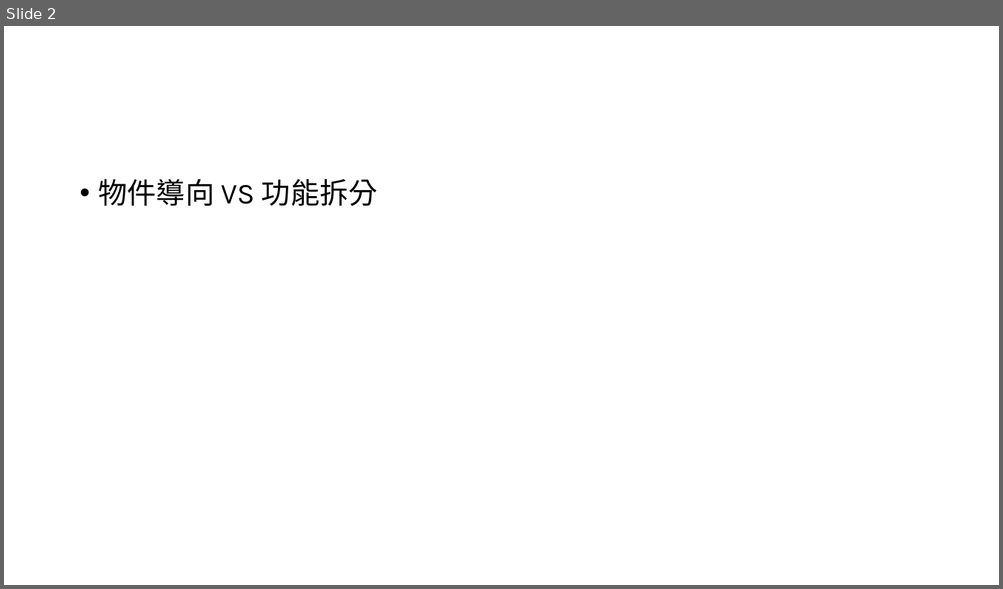
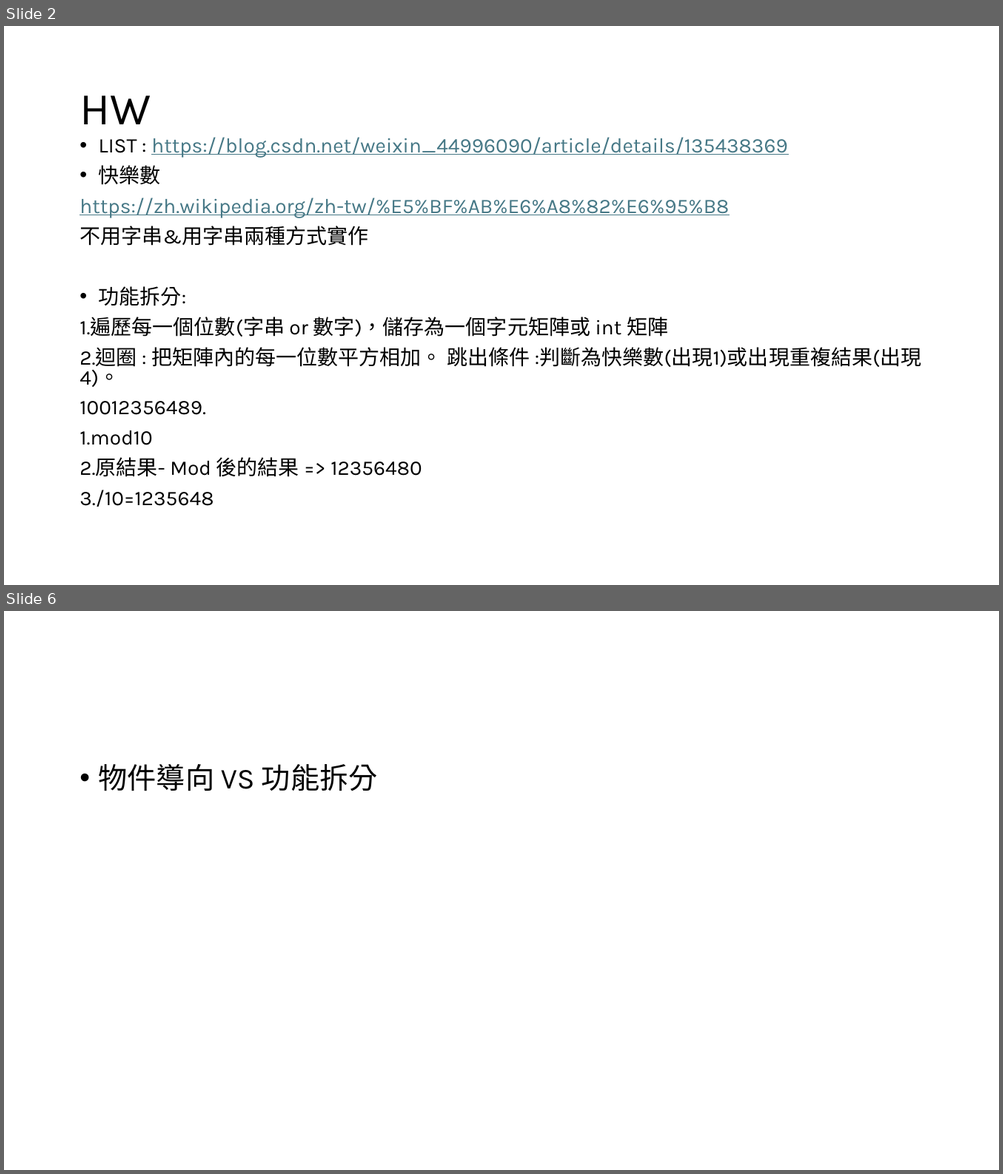
Before and after one commit to BboRainbo/C-Practice, a slide deck: LOG/01110.pptx. Shown one above the other, each under a label of ours: slide 2 before the commit, slides 2 and 6 after it; the slides between them are not shown. The pictures are 1003x589 and 1003x1174 pixels, drawn with LibreOffice and Linux fonts; fonts in the diff are those of the drawing. Boxes give left, top, right and bottom in pixels: in the first picture for what was removed or moved away, otherwise in the second. Text is boxed around its words. In the diff, an @@ line names an element or a change of style, - is before the commit and + after.

```diff
--- a/LOG/01110.pptx
+++ b/LOG/01110.pptx
@@ slide 2 added at [4, 26, 999, 585], background #FFFFFF @@
@@ title added at [79, 96, 151, 124], 44 pt, text #000000 @@
+HW
@@ text added at [79, 137, 922, 507], 20 pt, text #000000 @@
+• LIST : https://blog.csdn.net/weixin_44996090/article/details/135438369
+• 快樂數
+https://zh.wikipedia.org/zh-tw/%E5%BF%AB%E6%A8%82%E6%95%B8
+不用字串&用字串兩種方式實作
+• 功能拆分:
+1.遍歷每一個位數(字串 or 數字)，儲存為一個字元矩陣或 int 矩陣
+2.迴圈 : 把矩陣內的每一位數平方相加。 跳出條件 :判斷為快樂數(出現1)或出現重複結果(出現4)。
+10012356489.
+1.mod10
+2.原結果- Mod 後的結果 => 12356480
+3./10=1235648
@@ what was slide 2 is now slide 6 @@
```
Also in this commit, not shown: 1 slide changed, 2 other slides added, 9 other files.
